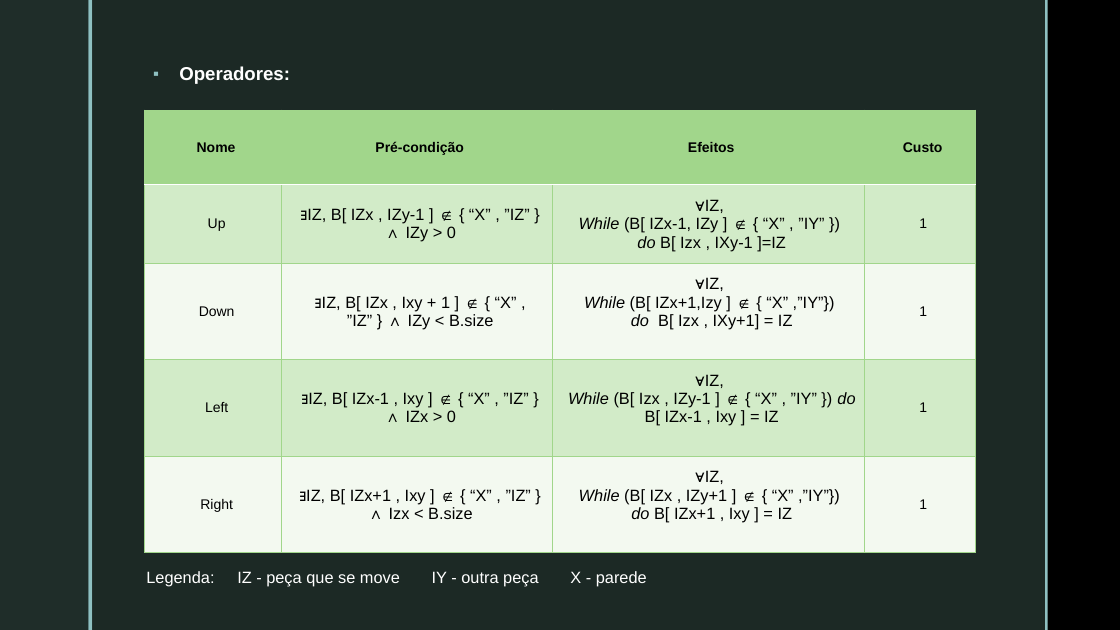
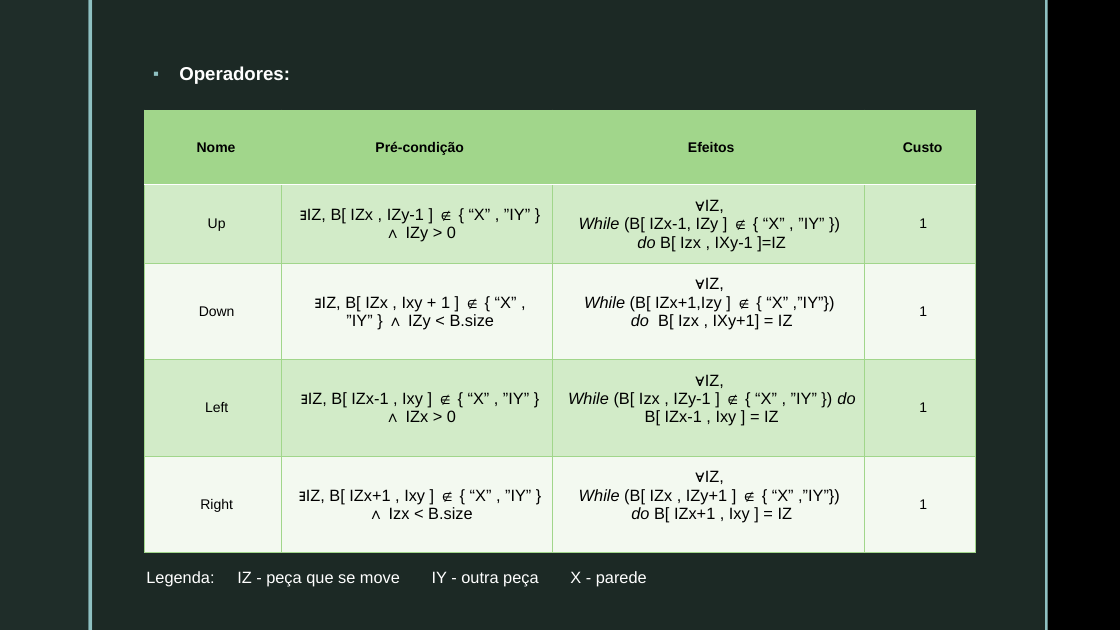
Before and after one commit to pedrovponte/IART-g39, a slide deck: slide 5 of docs/presentation.pptx. Drawn at 1120x630 pixels with LibreOffice and Linux fonts; fonts in the diff are those of the drawing; background and template pictures are left out. Boxes give left, top, right and bottom in pixels: in the first picture for what was removed or moved away, otherwise in the second. Text is boxed around its words. In the diff, an @@ line names an element or a change of style, - is before the commit and + after.

```diff
--- a/docs/presentation.pptx
+++ b/docs/presentation.pptx
@@ table at box(145, 110, 975, 553) @@
-row 2, column 2: ∃IZ, B[ IZx , IZy-1 ] ∉ { “X” , ”IZ” } ∧ IZy > 0
+row 2, column 2: ∃IZ, B[ IZx , IZy-1 ] ∉ { “X” , ”IY” } ∧ IZy > 0
-row 3, column 2: ∃IZ, B[ IZx , Ixy + 1 ] ∉ { “X” , ”IZ” } ∧ IZy < B.size
+row 3, column 2: ∃IZ, B[ IZx , Ixy + 1 ] ∉ { “X” , ”IY” } ∧ IZy < B.size
-row 4, column 2: ∃IZ, B[ IZx-1 , Ixy ] ∉ { “X” , ”IZ” } ∧ IZx > 0
+row 4, column 2: ∃IZ, B[ IZx-1 , Ixy ] ∉ { “X” , ”IY” } ∧ IZx > 0
-row 5, column 2: ∃IZ, B[ IZx+1 , Ixy ] ∉ { “X” , ”IZ” } ∧ Izx < B.size
+row 5, column 2: ∃IZ, B[ IZx+1 , Ixy ] ∉ { “X” , ”IY” } ∧ Izx < B.size
```
Also in this commit, not shown: 1 other slide changed.
